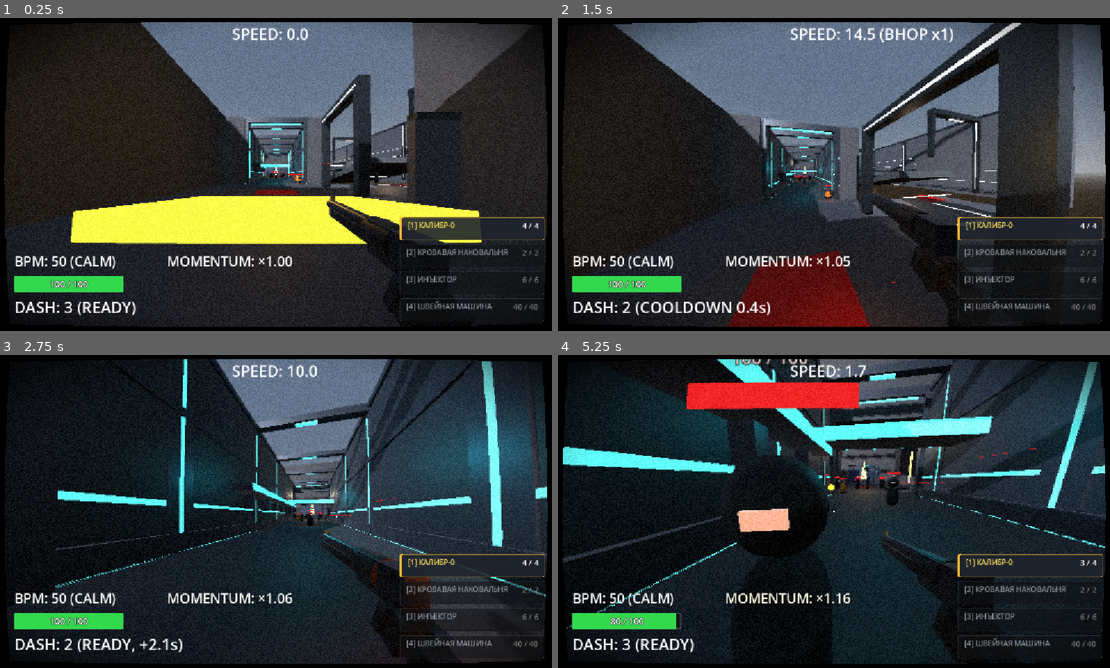
Above: before the commit, frames 1-4 (two rows, left to right).
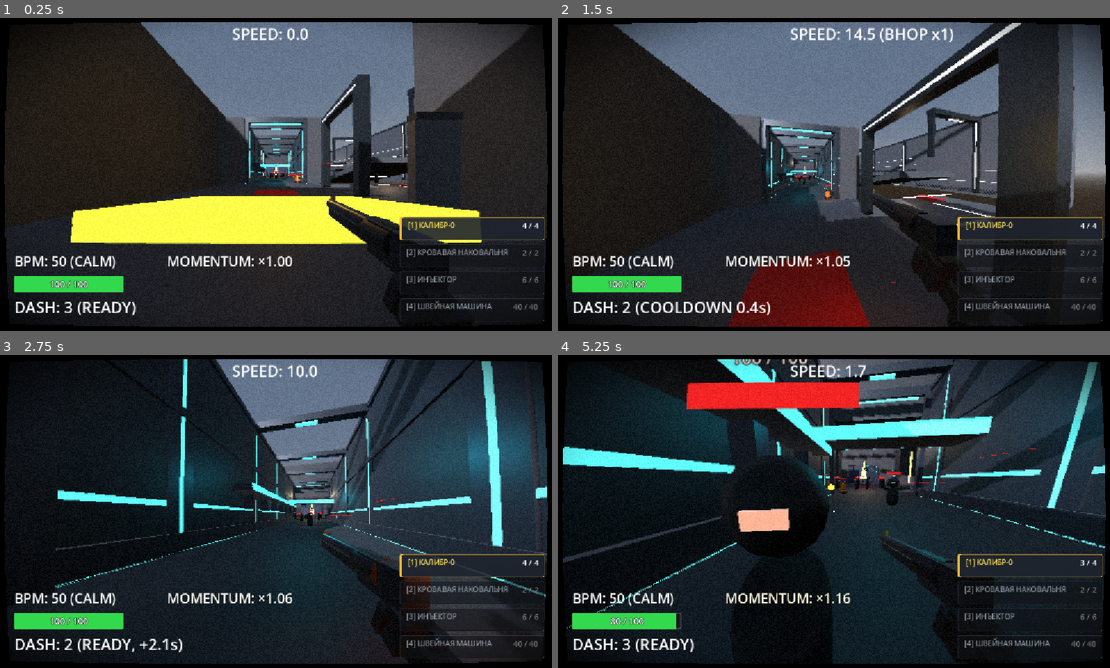
Above: after the commit, the same moments.

Repository: ggou3/voidkill
Game: Godot game, scene res://test_arena.tscn
The game is run twice, just before and just after one commit, with the same random seed, the same clock (stepped at 60 frames per second) and the same inputs. This scene is started directly instead of the project's main scene.
Inputs (mouse positions are in pixels of both pictures, inside the frame that each line leads up to):
- Up to frame 1 (0.25 s): no input
- Up to frame 2 (1.5 s): tap Enter at 0.5 s; move the mouse to (828, 180) at 0.52 s; hold Right mouse button (alt_fire) 0.53-1.28 s; hold W (move_forward) from 0.53 s (still down); tap Space (jump) at 0.77 s; move the mouse to (878, 177) at 1.27 s; tap Shift (dash) at 1.35 s
- Up to frame 3 (2.75 s): keep holding W (move_forward); tap Space (jump) at 1.52 s; move the mouse to (231, 508) at 2.02 s; hold F (melee) from 2.03 s (still down)
- Up to frame 4 (5.25 s): move the mouse to (839, 511) at 2.77 s; release W (move_forward) at 2.78 s; release F (melee) at 2.78 s; hold A (move_left) 2.78-3.53 s; click (839, 511) at 2.85 s; tap Space (jump) at 3.02, 3.77, 4.52 s; move the mouse to (811, 505) at 3.52 s; hold C (slam) 3.53-4.28 s; hold W (move_forward) from 3.53 s (still down); move the mouse to (867, 511) at 4.27 s; tap Ctrl (slide) at 4.35 s; move the mouse to (806, 511) at 5.02 s; tap 1 at 5.1 s

The runs differ from the first frame. In frame 1, 0.8% of the frame differs, in the area x 12-88%, y 1-73%; in frame 2, 0.9%; in frame 3, 1.1%; in frame 4, 1.3%, in the area x 1-100%, y 1-89%.

Commit message:
Update player.tscn

Diff:
--- a/player.tscn
+++ b/player.tscn
@@ -48,8 +48,8 @@
 
 [sub_resource type="ShaderMaterial" id="ShaderMaterial_3xd07"]
 shader = ExtResource("2_onrkg")
-shader_parameter/resolution = 900.0
-shader_parameter/noise_amount = 0.11
+shader_parameter/resolution = 1100.0
+shader_parameter/noise_amount = 0.075
 shader_parameter/player_speed = 0.0
 shader_parameter/speed_threshold = 14.5
 shader_parameter/max_speed_threshold = 19.5
